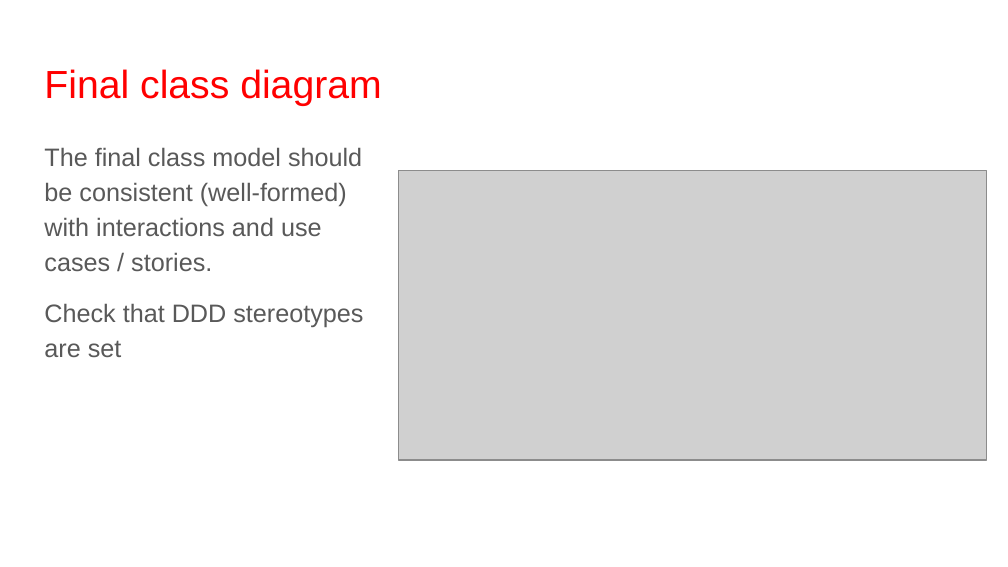
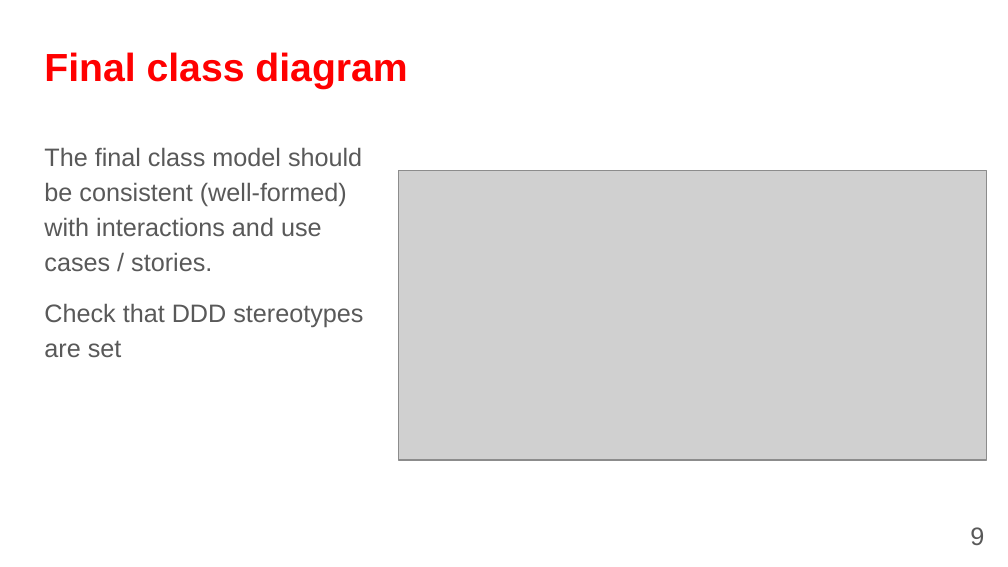
Before and after one commit to fanglores/Advanced-Software-Design, a slide deck: slide 9 of Practice Tasks/Final_Task/K8C_FinalTask1_(Task7).pptx. Drawn at 1008x567 pixels with LibreOffice and Linux fonts; fonts in the diff are those of the drawing; grey boxes stand for pictures. Boxes give left, top, right and bottom in pixels: in the first picture for what was removed or moved away, otherwise in the second. Text is boxed around its words. In the diff, an @@ line names an element or a change of style, - is before the commit and + after.

```diff
--- a/Practice Tasks/Final_Task/K8C_FinalTask1_(Task7).pptx
+++ b/Practice Tasks/Final_Task/K8C_FinalTask1_(Task7).pptx
@@ title "Final class diagram": place and size @@
-title "Final class diagram" at (44,69,382,106)
+title "Final class diagram" at (44,52,407,89)
@@ title "Final class diagram" at (44,52,407,89): bold on @@
@@ page number added at (970,527,984,545), 18 pt, text #595959 @@
+9
```
Also in this commit, not shown: 10 other slides changed, 3 slides added, 2 slides removed, 1 other file.
